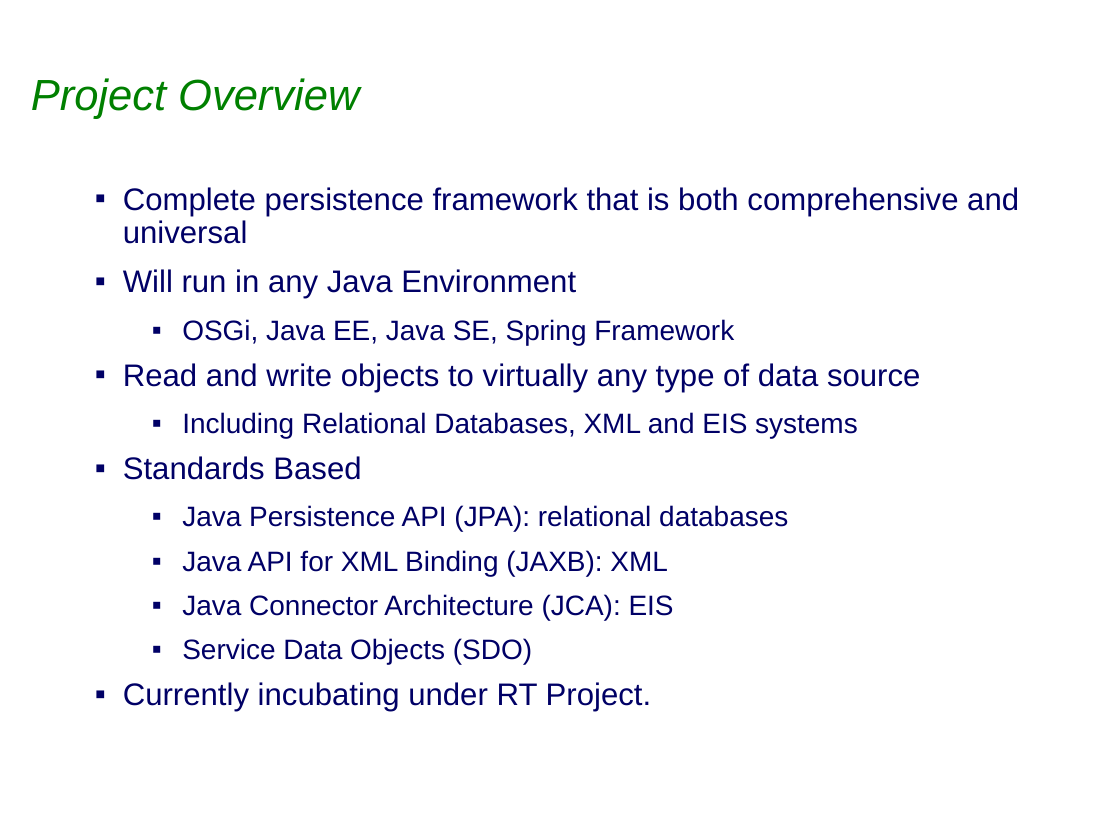
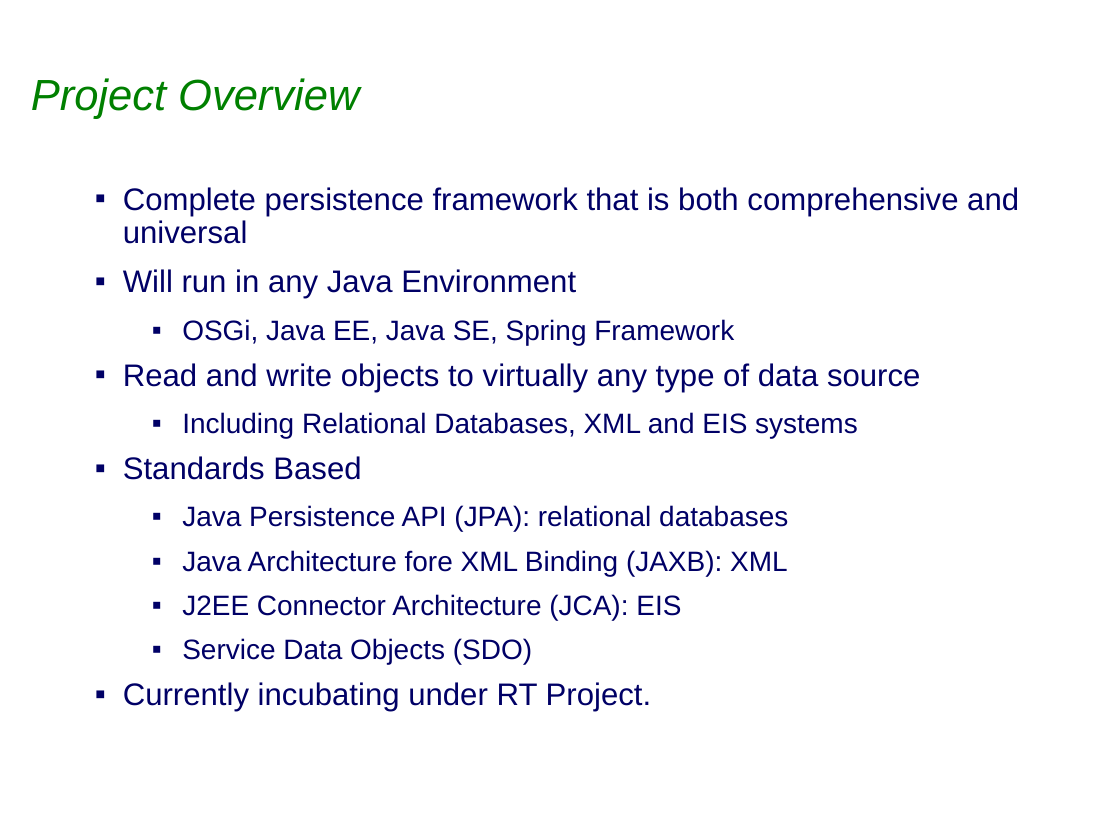
Before and after one commit to bfg-repo-cleaner-demos/eclipselink.runtime-bfg-strip-big-blobs, a slide deck: slide 2 of project-admin/Graduation_Release_Review.ppt. Drawn at 1120x840 pixels with LibreOffice and Linux fonts; fonts in the diff are those of the drawing; background and template pictures are left out. Boxes give left, top, right and bottom in pixels: in the first picture for what was removed or moved away, otherwise in the second. Text is boxed around its words. In the diff, an @@ line names an element or a change of style, - is before the commit and + after.

```diff
--- a/project-admin/Graduation_Release_Review.ppt
+++ b/project-admin/Graduation_Release_Review.ppt
@@ text at box(182, 550, 788, 620): text changed @@
-  ▪ Java API for XML Binding (JAXB): XML
-  ▪ Java Connector Architecture (JCA): EIS
+  ▪ Java Architecture fore XML Binding (JAXB): XML
+  ▪ J2EE Connector Architecture (JCA): EIS
```
Also in this commit, not shown: 4 other slides changed.
